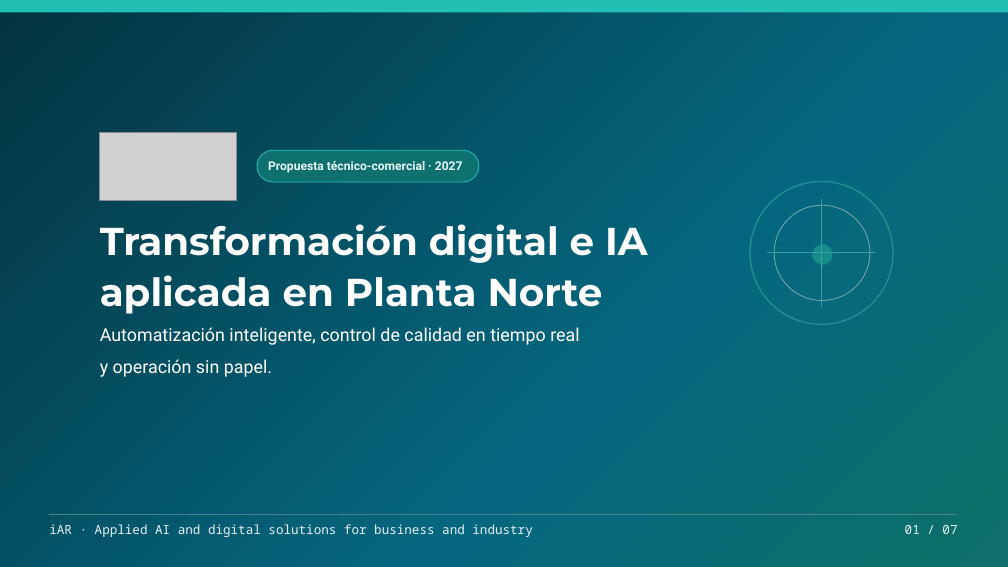
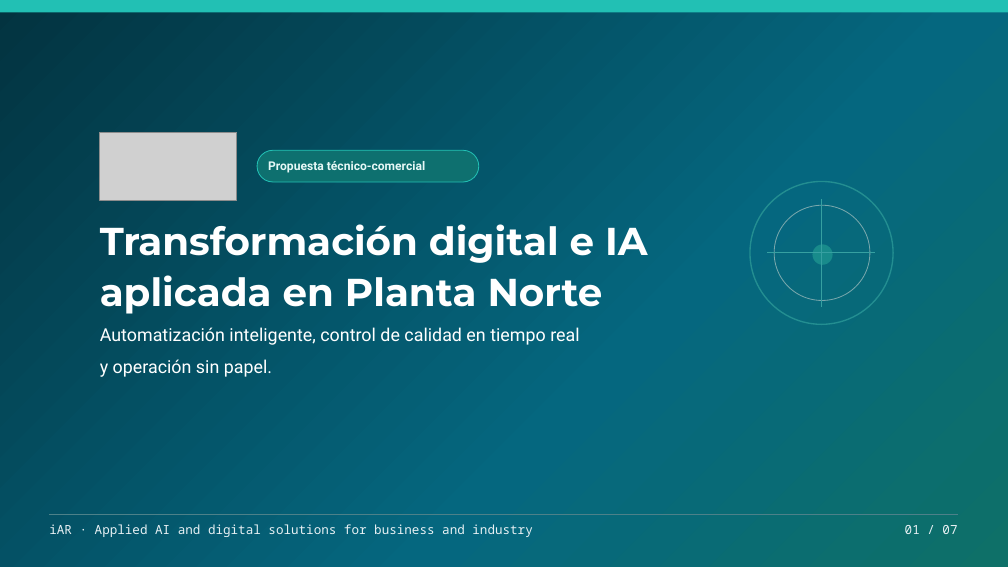
Before and after one commit to achas-iar/iAR-MIC, a slide deck: slide 1 of exports/pptx/iAR-Plantilla-Presentaciones.pptx. Drawn at 1008x567 pixels with LibreOffice and Linux fonts; fonts in the diff are those of the drawing; grey boxes stand for pictures. Boxes give left, top, right and bottom in pixels: in the first picture for what was removed or moved away, otherwise in the second. Text is boxed around its words. In the diff, an @@ line names an element or a change of style, - is before the commit and + after.

```diff
--- a/exports/pptx/iAR-Plantilla-Presentaciones.pptx
+++ b/exports/pptx/iAR-Plantilla-Presentaciones.pptx
@@ text at bbox=[268, 161, 425, 173]: text changed @@
-Propuesta técnico-comercial · 2027
+Propuesta técnico-comercial
```
Also in this commit, not shown: 8 other files.
